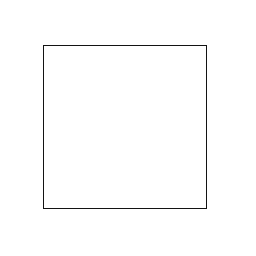
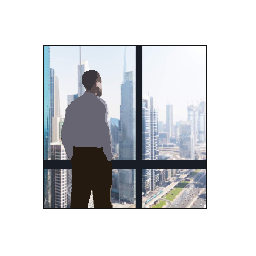
The second w=256, h=256 image is a revision of the first. Changes to its layers:
painted on "cropped_outline" over [61, 70, 114, 208]
added layer "window" above "city" over [44, 46, 206, 208]
added layer "Layer 3" above "Layer 1" over [44, 46, 206, 208]
